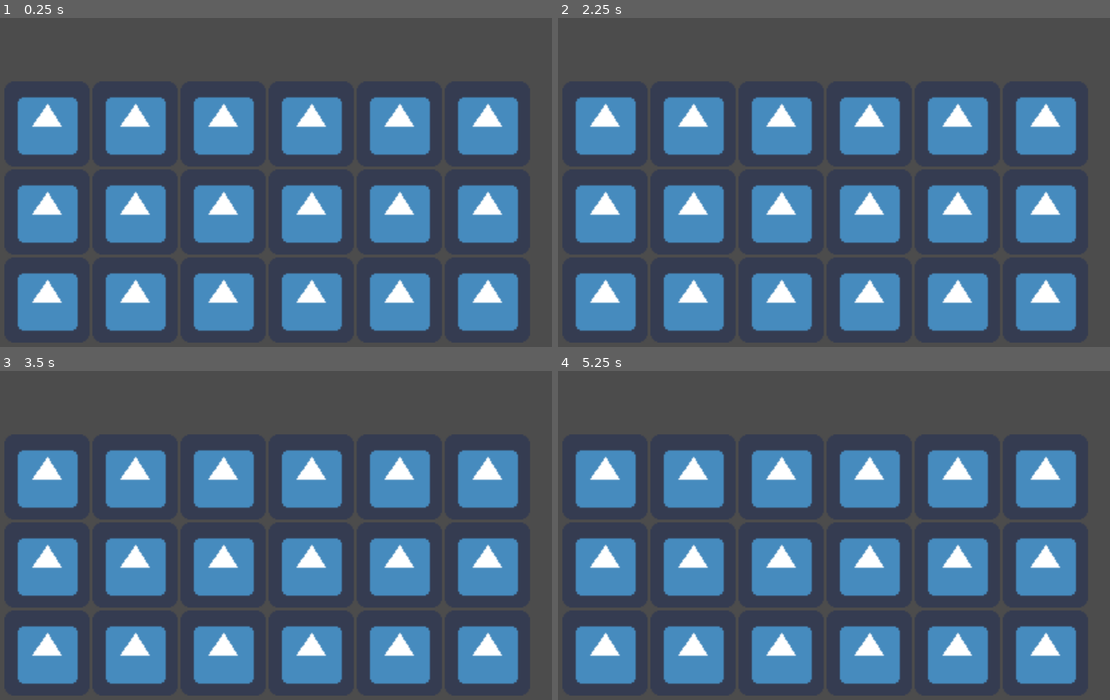
Above: before the commit, frames 1-4 (two rows, left to right).
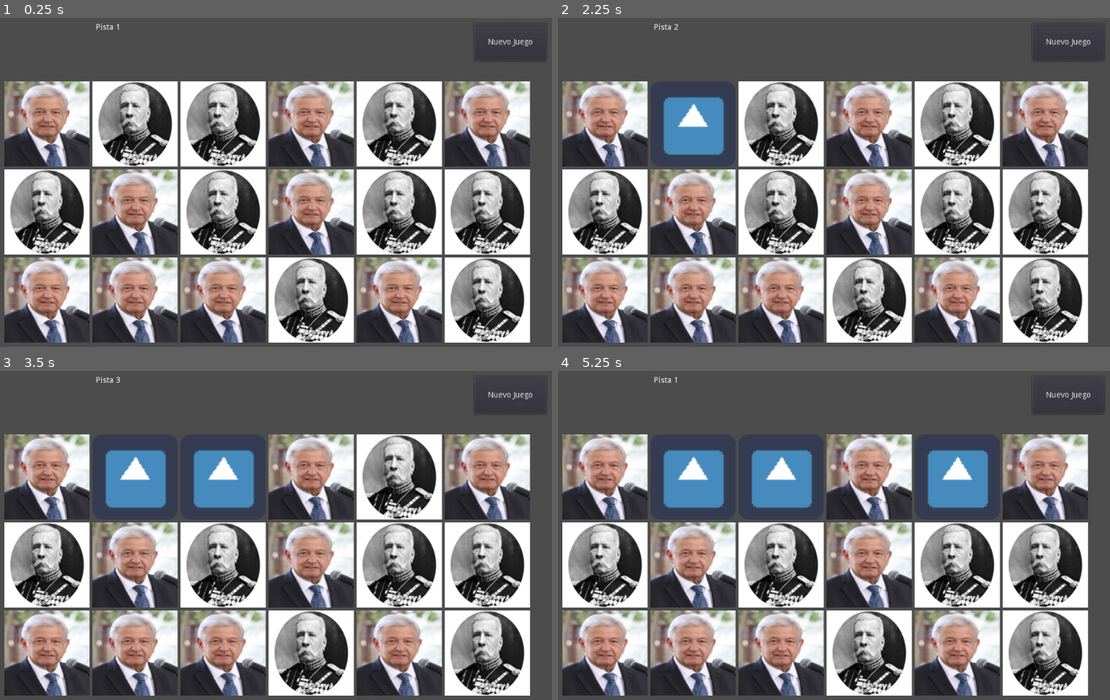
Above: after the commit, the same moments.

Repository: BryanWi/AdivinaQuien
Game: Godot game, scene res://game/Game.tscn
Two runs of this game, one before a commit and one after it. Both use one fixed random seed, a clock stepped at 60 frames per second and the inputs below. Before the commit the project has no main scene; this scene is started directly in both runs. The engine's default icon, where the game draws it, is replaced by a stand-in: a white triangle on a blue panel in a dark square.
Inputs (mouse positions are in pixels of both pictures, inside the frame that each line leads up to):
- Up to frame 1 (0.25 s): no input
- Up to frame 2 (2.25 s): click (602, 123) at 0.52 s; click (602, 123) at 1.27 s; click (690, 123) at 2.02 s
- Up to frame 3 (3.5 s): click (220, 476) at 2.77 s
- Up to frame 4 (5.25 s): click (867, 476) at 3.52 s; click (778, 476) at 4.27 s; click (955, 476) at 5.02 s

The runs differ from the first frame. In frame 1, 70% of the frame differs, in the area x 0-99%, y 1-99%; in frame 2, 66%; in frame 3, 62%; in frame 4, 59%.

Commit message:
tablero generado y pistas

Diff:
--- /dev/null
+++ b/game/Game.gd
@@ -0,0 +1,103 @@
+extends Control
+
+
+# Declare member variables here. Examples:
+# var a = 2
+# var b = "text"
+onready var tarjeta = preload("res://game/assets/tarjeta.tscn")
+
+var respuesta:String
+var presi:String
+var n_pista:int = 0
+
+var TARJETAS_TABLERO = 18
+
+var doc: Dictionary = {
+	"Porfirio Díaz" : {
+		"nombre" : "Porfirio Díaz",
+		"image" : "diaz_porfirio_2.jpg",
+		"pistas" : ["Pista 1", "Pista 2", "Pista 3"]
+		},
+	"AMLO" : {
+		"nombre" : "Andrés Manuel López Obrador",
+		"image" : "AMLO.jpg",
+		"pistas" : ["Pista 1", "Pista 2", "Pista 3"]
+	}
+}
+
+
+
+# Called when the node enters the scene tree for the first time.
+func _ready():
+	for i in range(16):
+		if i%2 == 0:
+			doc["PD" + str(i)]={
+			"nombre" : "Porfirio Díaz",
+			"image" : "diaz_porfirio_2.jpg",
+			"pistas" : ["Pista 1", "Pista 2", "Pista 3"]
+			}
+		else:
+
+			doc["AMLO" + str(i)]={
+			"nombre" : "Andrés Manuel López Obrador",
+			"image" : "AMLO.jpg",
+			"pistas" : ["Pista 1", "Pista 2", "Pista 3"]
+			}
+
+
+
+	new_game()
+
+
+func new_game():
+	for item in $Tablero.get_children():
+		item.queue_free()
+
+	randomize()
+	var keys = doc.keys()
+	print(keys.size())
+	var rand_index = fmod(randi() , keys.size())
+
+	presi = keys.pop_at(rand_index)
+	var opciones = [presi]
+	respuesta = doc[presi]["nombre"]
+	print(presi)
+
+	for i in range(TARJETAS_TABLERO-1):
+		var rand_ind = fmod(randi() , keys.size())
+		opciones.append(keys.pop_at(rand_ind))
+
+	opciones.shuffle()
+
+	for i in range(TARJETAS_TABLERO):
+		var T = tarjeta.instance()
+		var p_nombre = doc[opciones[i]]["nombre"]
+		var image_path = doc[opciones[i]]["image"]
+		T.set_Data(p_nombre, image_path)
+		T.connect("send_respuesta",self,"check_answer")
+		$Tablero.add_child(T)
+	set_pista()
+
+
+func check_answer(nombre: String, btn_name: String):
+	if (nombre == respuesta):
+		print("Correcto")
+	else:
+		print("incorrecto")
+		$Tablero.get_node(btn_name).disabled = true
+		set_pista()
+#	print("respuesta: "+respuesta)
+#	print("nombre: "+nombre)
+
+# Called every frame. 'delta' is the elapsed time since the previous frame.
+#func _process(delta):
+#	pass
+
+func set_pista():
+	$Label.text = doc[presi]["pistas"][n_pista]
+	n_pista += 1
+	if n_pista >= doc[presi]["pistas"].size():
+		n_pista= 0
+
+func _on_NuevoJuego_button_down():
+	new_game()
--- a/game/Game.tscn
+++ b/game/Game.tscn
@@ -1,10 +1,12 @@
-[gd_scene load_steps=2 format=2]
+[gd_scene load_steps=3 format=2]
 
-[ext_resource path="res://icon.png" type="Texture" id=1]
+[ext_resource path="res://game/assets/tarjeta.tscn" type="PackedScene" id=1]
+[ext_resource path="res://game/Game.gd" type="Script" id=2]
 
 [node name="Control" type="Control"]
 anchor_right = 1.0
 anchor_bottom = 1.0
+script = ExtResource( 2 )
 
 [node name="Tablero" type="GridContainer" parent="."]
 anchor_left = 0.5
@@ -20,173 +22,111 @@
 custom_constants/hseparation = 5
 columns = 6
 
-[node name="Porfirio" type="TextureButton" parent="Tablero"]
-margin_right = 150.0
-margin_bottom = 150.0
-rect_min_size = Vector2( 150, 150 )
-texture_normal = ExtResource( 1 )
-expand = true
-stretch_mode = 5
+[node name="tarjeta" parent="Tablero" instance=ExtResource( 1 )]
 
-[node name="Porfirio2" type="TextureButton" parent="Tablero"]
+[node name="tarjeta2" parent="Tablero" instance=ExtResource( 1 )]
 margin_left = 155.0
 margin_right = 305.0
-margin_bottom = 150.0
-rect_min_size = Vector2( 150, 150 )
-texture_normal = ExtResource( 1 )
-expand = true
-stretch_mode = 5
 
-[node name="Porfirio3" type="TextureButton" parent="Tablero"]
+[node name="tarjeta3" parent="Tablero" instance=ExtResource( 1 )]
 margin_left = 310.0
 margin_right = 460.0
-margin_bottom = 150.0
-rect_min_size = Vector2( 150, 150 )
-texture_normal = ExtResource( 1 )
-expand = true
-stretch_mode = 5
 
-[node name="Porfirio4" type="TextureButton" parent="Tablero"]
+[node name="tarjeta4" parent="Tablero" instance=ExtResource( 1 )]
 margin_left = 465.0
 margin_right = 615.0
-margin_bottom = 150.0
-rect_min_size = Vector2( 150, 150 )
-texture_normal = ExtResource( 1 )
-expand = true
-stretch_mode = 5
 
-[node name="Porfirio5" type="TextureButton" parent="Tablero"]
+[node name="tarjeta5" parent="Tablero" instance=ExtResource( 1 )]
 margin_left = 620.0
 margin_right = 770.0
-margin_bottom = 150.0
-rect_min_size = Vector2( 150, 150 )
-texture_normal = ExtResource( 1 )
-expand = true
-stretch_mode = 5
 
-[node name="Porfirio6" type="TextureButton" parent="Tablero"]
+[node name="tarjeta6" parent="Tablero" instance=ExtResource( 1 )]
 margin_left = 775.0
 margin_right = 925.0
-margin_bottom = 150.0
-rect_min_size = Vector2( 150, 150 )
-texture_normal = ExtResource( 1 )
-expand = true
-stretch_mode = 5
 
-[node name="Porfirio7" type="TextureButton" parent="Tablero"]
+[node name="tarjeta7" parent="Tablero" instance=ExtResource( 1 )]
 margin_top = 155.0
-margin_right = 150.0
 margin_bottom = 305.0
-rect_min_size = Vector2( 150, 150 )
-texture_normal = ExtResource( 1 )
-expand = true
-stretch_mode = 5
 
-[node name="Porfirio8" type="TextureButton" parent="Tablero"]
+[node name="tarjeta8" parent="Tablero" instance=ExtResource( 1 )]
 margin_left = 155.0
 margin_top = 155.0
 margin_right = 305.0
 margin_bottom = 305.0
-rect_min_size = Vector2( 150, 150 )
-texture_normal = ExtResource( 1 )
-expand = true
-stretch_mode = 5
 
-[node name="Porfirio9" type="TextureButton" parent="Tablero"]
+[node name="tarjeta9" parent="Tablero" instance=ExtResource( 1 )]
 margin_left = 310.0
 margin_top = 155.0
 margin_right = 460.0
 margin_bottom = 305.0
-rect_min_size = Vector2( 150, 150 )
-texture_normal = ExtResource( 1 )
-expand = true
-stretch_mode = 5
 
-[node name="Porfirio10" type="TextureButton" parent="Tablero"]
+[node name="tarjeta10" parent="Tablero" instance=ExtResource( 1 )]
 margin_left = 465.0
 margin_top = 155.0
 margin_right = 615.0
 margin_bottom = 305.0
-rect_min_size = Vector2( 150, 150 )
-texture_normal = ExtResource( 1 )
-expand = true
-stretch_mode = 5
 
-[node name="Porfirio11" type="TextureButton" parent="Tablero"]
+[node name="tarjeta11" parent="Tablero" instance=ExtResource( 1 )]
 margin_left = 620.0
 margin_top = 155.0
 margin_right = 770.0
 margin_bottom = 305.0
-rect_min_size = Vector2( 150, 150 )
-texture_normal = ExtResource( 1 )
-expand = true
-stretch_mode = 5
 
-[node name="Porfirio12" type="TextureButton" parent="Tablero"]
+[node name="tarjeta12" parent="Tablero" instance=ExtResource( 1 )]
 margin_left = 775.0
 margin_top = 155.0
 margin_right = 925.0
 margin_bottom = 305.0
-rect_min_size = Vector2( 150, 150 )
-texture_normal = ExtResource( 1 )
-expand = true
-stretch_mode = 5
 
-[node name="Porfirio13" type="TextureButton" parent="Tablero"]
+[node name="tarjeta13" parent="Tablero" instance=ExtResource( 1 )]
 margin_top = 310.0
-margin_right = 150.0
 margin_bottom = 460.0
-rect_min_size = Vector2( 150, 150 )
-texture_normal = ExtResource( 1 )
-expand = true
-stretch_mode = 5
 
-[node name="Porfirio14" type="TextureButton" parent="Tablero"]
+[node name="tarjeta14" parent="Tablero" instance=ExtResource( 1 )]
 margin_left = 155.0
 margin_top = 310.0
 margin_right = 305.0
 margin_bottom = 460.0
-rect_min_size = Vector2( 150, 150 )
-texture_normal = ExtResource( 1 )
-expand = true
-stretch_mode = 5
 
-[node name="Porfirio15" type="TextureButton" parent="Tablero"]
+[node name="tarjeta15" parent="Tablero" instance=ExtResource( 1 )]
 margin_left = 310.0
 margin_top = 310.0
 margin_right = 460.0
 margin_bottom = 460.0
-rect_min_size = Vector2( 150, 150 )
-texture_normal = ExtResource( 1 )
-expand = true
-stretch_mode = 5
 
-[node name="Porfirio16" type="TextureButton" parent="Tablero"]
+[node name="tarjeta16" parent="Tablero" instance=ExtResource( 1 )]
 margin_left = 465.0
 margin_top = 310.0
 margin_right = 615.0
 margin_bottom = 460.0
-rect_min_size = Vector2( 150, 150 )
-texture_normal = ExtResource( 1 )
-expand = true
-stretch_mode = 5
 
-[node name="Porfirio17" type="TextureButton" parent="Tablero"]
+[node name="tarjeta17" parent="Tablero" instance=ExtResource( 1 )]
 margin_left = 620.0
 margin_top = 310.0
 margin_right = 770.0
 margin_bottom = 460.0
-rect_min_size = Vector2( 150, 150 )
-texture_normal = ExtResource( 1 )
-expand = true
-stretch_mode = 5
 
-[node name="Porfirio18" type="TextureButton" parent="Tablero"]
+[node name="tarjeta18" parent="Tablero" instance=ExtResource( 1 )]
 margin_left = 775.0
 margin_top = 310.0
 margin_right = 925.0
 margin_bottom = 460.0
-rect_min_size = Vector2( 150, 150 )
-texture_normal = ExtResource( 1 )
-expand = true
-stretch_mode = 5
+
+[node name="NuevoJuego" type="Button" parent="."]
+anchor_left = 1.0
+anchor_right = 1.0
+margin_left = -147.0
+margin_top = 20.0
+margin_right = -20.0
+margin_bottom = 86.0
+text = "Nuevo Juego"
+
+[node name="Label" type="Label" parent="."]
+anchor_left = 0.5
+anchor_right = 0.5
+margin_left = -301.0
+margin_top = 20.0
+margin_right = 305.0
+margin_bottom = 97.0
+
+[connection signal="button_down" from="NuevoJuego" to="." method="_on_NuevoJuego_button_down"]
--- a/game/assets/tarjeta.gd
+++ b/game/assets/tarjeta.gd
@@ -1,18 +1,18 @@
 extends TextureButton
 
 
-signal send_respuesta(respuesta)
+signal send_respuesta(respuesta,button_name)
 var NOMBRE:String
 
 
 func _ready():
 	pass # Replace with function body.
-	_set_Data("Porfirio Díaz", "diaz_porfirio_2.jpg")
-	print(list_files_in_directory("res://imagenes/"))
+	#set_Data("Porfirio Díaz", "diaz_porfirio_2.jpg")
+	#print(list_files_in_directory("res://imagenes/"))
 
-func _set_Data(nombre: String, image_path: String):
+func set_Data(nombre: String, image_path: String):
 	NOMBRE = nombre
-	"res://imagenes/"
+	name = nombre
 	var image = Image.new()
 	image.load("res://imagenes/" + image_path)
 	var t = ImageTexture.new()
@@ -21,7 +21,7 @@
 
 
 func _on_tarjeta_button_down():
-	emit_signal("send_respuesta",NOMBRE)
+	emit_signal("send_respuesta",NOMBRE,name)
 
 func list_files_in_directory(path):
 	var files = []
--- a/game/assets/tarjeta.tscn
+++ b/game/assets/tarjeta.tscn
@@ -1,11 +1,15 @@
-[gd_scene load_steps=2 format=2]
+[gd_scene load_steps=3 format=2]
 
 [ext_resource path="res://game/assets/tarjeta.gd" type="Script" id=1]
+[ext_resource path="res://icon.png" type="Texture" id=2]
 
 [node name="tarjeta" type="TextureButton"]
 margin_right = 150.0
 margin_bottom = 150.0
 rect_min_size = Vector2( 150, 150 )
+texture_normal = ExtResource( 2 )
+texture_disabled = ExtResource( 2 )
+expand = true
 script = ExtResource( 1 )
 
 [connection signal="button_down" from="." to="." method="_on_tarjeta_button_down"]
--- a/project.godot
+++ b/project.godot
@@ -11,6 +11,7 @@
 [application]
 
 config/name="MiniJuego Adivina Quien"
+run/main_scene="res://game/Game.tscn"
 config/icon="res://icon.png"
 
 [gui]
